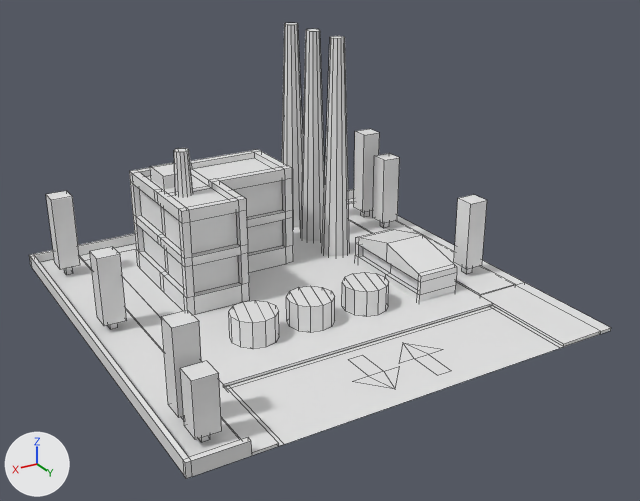
Two versions of the OBJ model res/models/factories/factory2.obj, one commit apart.
Camera for both pictures: a 50 mm lens placed at (35.1, 61.4, 34.4), pointed at (0.2, 3.2, 5.3). The axes (+X, +Y, +Z) are drawn at lower left. The lights are the same throughout. Mesh edges are drawn as thin lines. Where no turn or scale is listed for an object, it has been applied to the vertices. Vertices at the same position are counted once.

Objects in the first picture: 'fabryka2'.
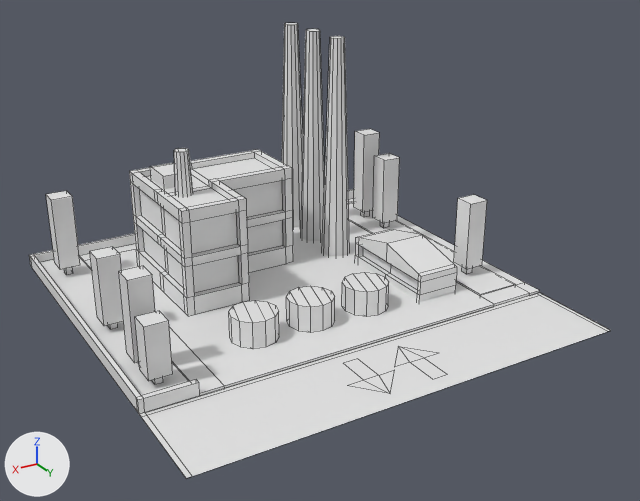
The newer file is also turned or shifted as a whole; pictures and numbers use the older file's frame.

Edits to the bpy script that builds the scene:
```text
Change me_fabryka2:
    where me_fabryka2.from_pydata(...)  # 627 vertices, 517 faces; spans x -17.8..19.2, y -18.1..18.9, z 0.0..20.7
    used by ob_fabryka2; location = (0.0, 0.0, 0.0)
    verts and faces of me_fabryka2; kept vertices keep their numbers, new ones are numbered from 627
    before: 613 (-1.5, 17.2, 0.0) at pixel (437, 375), 614 (-1.5, 14.4, 0.0) at pixel (414, 358), 615 (-2.8, 14.4, 0.0) at pixel (428, 354), 616 (-2.8, 17.2, 0.0) at pixel (451, 370), 617 (-2.2, 11.9, 0.0) at pixel (402, 342)
    before: 618 (0.0, 14.4, 0.0) at pixel (398, 363), 619 (-4.2, 14.4, 0.0) at pixel (443, 349), 620 (1.6, 11.9, 0.0) at pixel (362, 355), 621 (1.6, 14.7, 0.0) at pixel (383, 371), 622 (2.9, 14.7, 0.0) at pixel (368, 376)
    before: 623 (2.9, 11.9, 0.0) at pixel (348, 359), 624 (2.3, 17.2, 0.0) at pixel (395, 389), 625 (0.2, 14.7, 0.0) at pixel (399, 366), 626 (4.4, 14.7, 0.0) at pixel (352, 381)
    me_fabryka2 part 1
    3 vertices are removed from x -12.6..12.8, y 18.9, z 0.0
    9 faces are deleted
    41 vertices in x -17.8..19.2, y 12.5..18.9, z 0.0..7.9 move by (0.0, -8.2, 0.0)
    12 vertices in x 15.8..17.7, y 13.0..15.7, z 0.4..7.9 move by (0.0, -8.1, 0.0)
    5 vertices in x -12.6..-12.2, y 9.6..10.9, z 0.0 move by (-5.2, 0.2, 0.0)
    4 vertices in x -12.6..12.8, y 10.5, z 0.0..0.2 move by (0.0, 0.2, 0.0)
    4 vertices in x 12.4..12.8, y 10.5..10.9, z 0.0 move by (6.4, 0.2, 0.0)
    4 vertices move from x -12.6..12.8, y 9.6..18.9, z 0.0 to x -17.8..19.2, y 9.6..18.9, z 0.0
    3 vertices are added at (-17.8, 10.7, 0.0), (18.8, 10.7, 0.0), (19.2, 10.7, 0.0)
    9 new faces join them
    me_fabryka2 part 2
    add for i in [*range(613, 627)]: verts[i] += (0.6, 0.3, 0.0)
```

Where the change shows, as pixel boxes [x1, y1, x2, y2] in the pictures (640 x 501 px; the box of a moved part takes in the faces that stretch with it):
part 1 of me_fabryka2, moved or reshaped
    both: [30, 221, 611, 479]
part 2 of me_fabryka2, moved or reshaped
    before: [399, 343, 451, 375]
    after: [394, 346, 446, 379]
